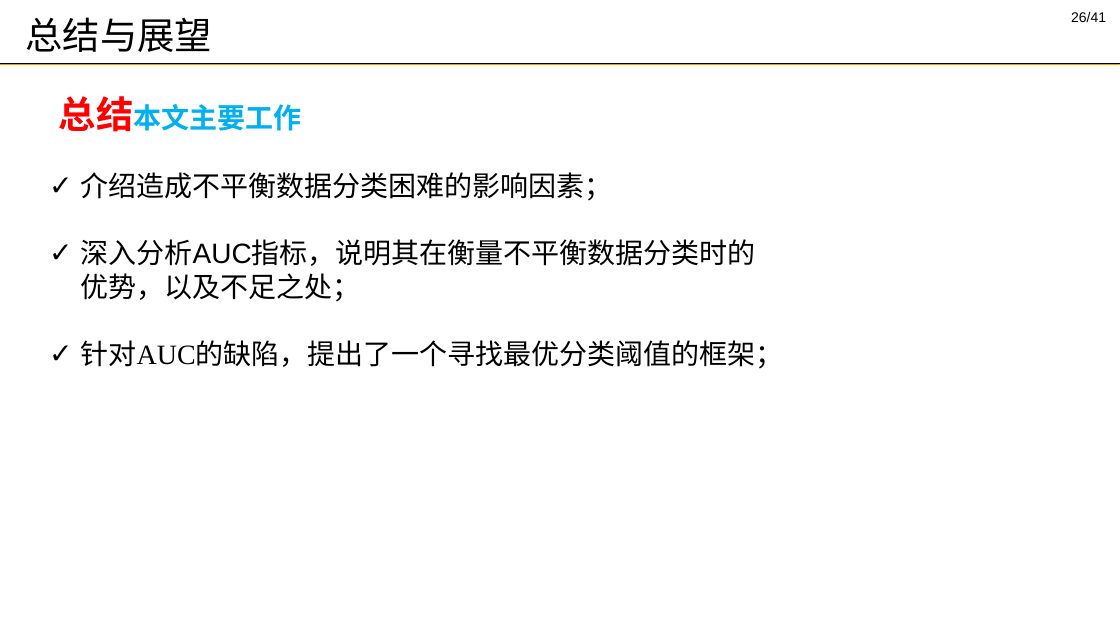
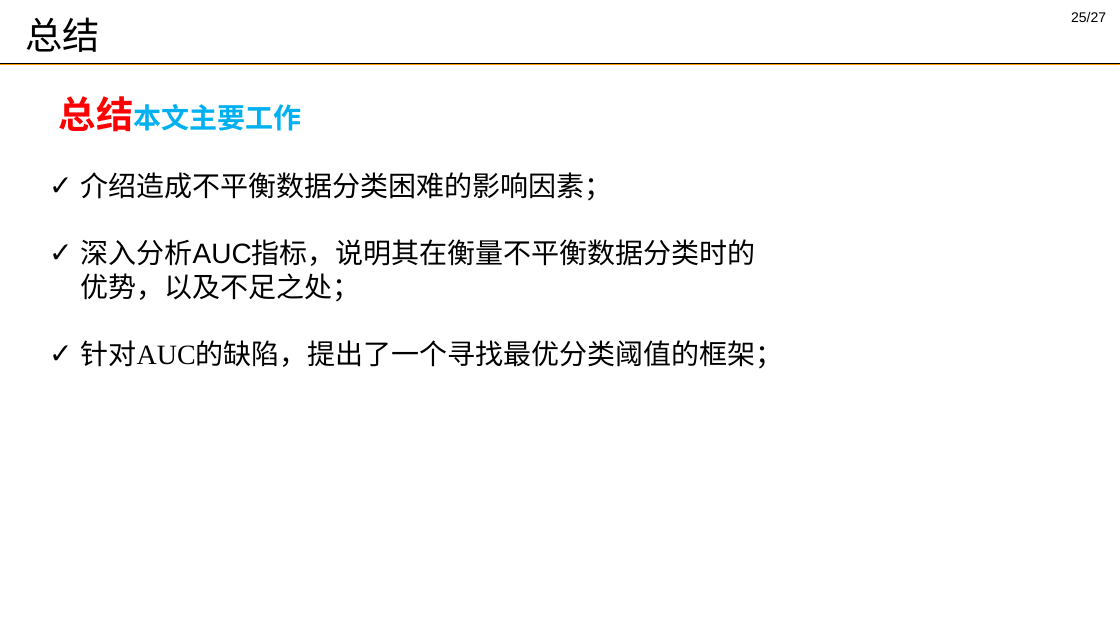
Before and after one commit to DMRookie/finaldesign, a slide deck: slide 25 of 答辩_谢思发_2.pptx (slide 26 before the commit). Drawn at 1120x630 pixels with LibreOffice and Linux fonts; fonts in the diff are those of the drawing; background and template pictures are left out. Boxes give left, top, right and bottom in pixels: in the first picture for what was removed or moved away, otherwise in the second. Text is boxed around its words. In the diff, an @@ line names an element or a change of style, - is before the commit and + after.

```diff
--- a/答辩_谢思发_2.pptx
+++ b/答辩_谢思发_2.pptx
@@ title at <box>25,17,100,52</box>: text changed @@
-总结与展望
+总结
@@ page number at <box>1071,12,1106,22</box>: text changed @@
-26/41
+25/27
```
Also in this commit, not shown: 2 other slides changed, 1 slide added, 2 slides removed, 1 other file.
